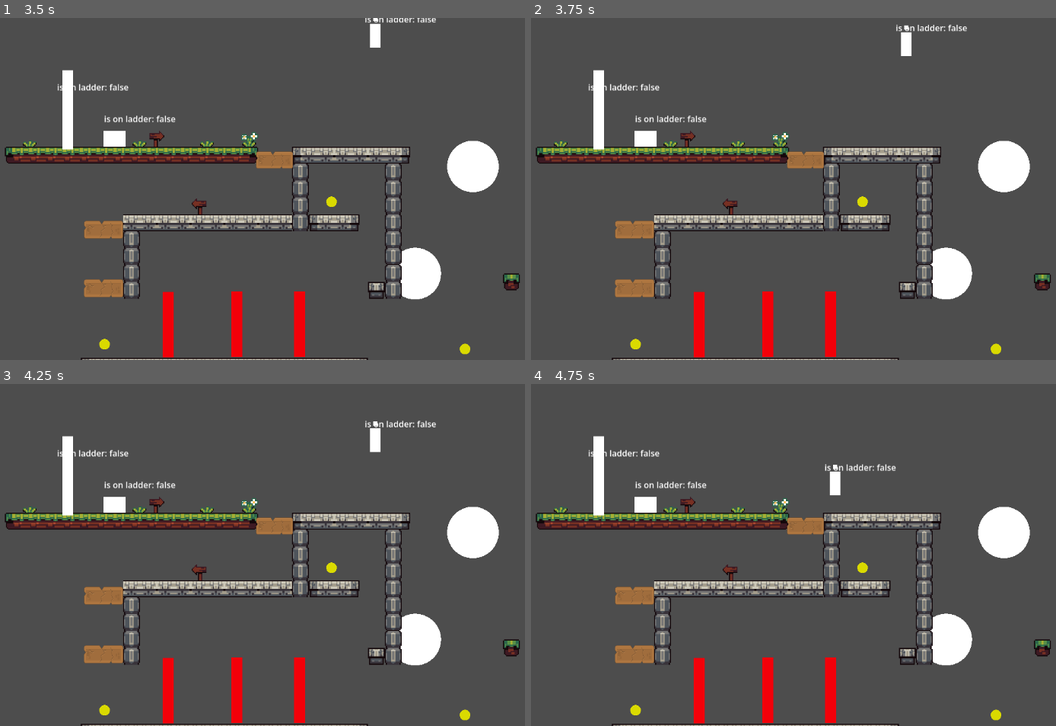
Above: before the commit, frames 1-4 (two rows, left to right).
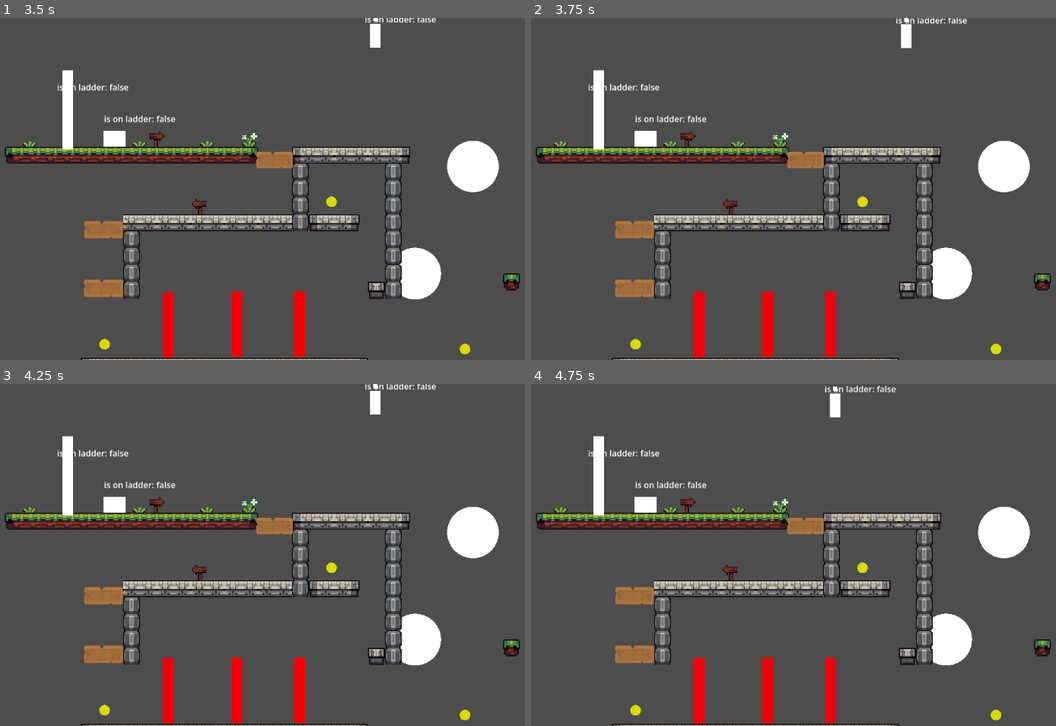
Above: after the commit, the same moments.

Repository: sighyuel/The-Cursed-Little-Pigs
Game: Godot game, scene res://test-stuff/levels/test-level.tscn
Two runs of this game, one before a commit and one after it. Both use one fixed random seed, a clock stepped at 60 frames per second and the inputs below.
Inputs:
- Up to frame 1 (3.5 s): tap Enter at 0.5 s; hold C (Right Bumper) 0.53-2.03 s; tap Space (A) at 0.6, 2, 2.3, 2.85 s; tap Up (ui_up) at 0.77, 1.52, 3.02 s; tap Z (B) at 0.8, 1.35, 3.05 s; tap X (Y) at 1.55 s; hold Left (ui_left) 2.03-2.78 s; hold X (Y) 2.03-2.78 s; hold C (Right Bumper) from 2.78 s (still down)
- Up to frame 2 (3.75 s): keep holding C (Right Bumper); hold X (Y) from 3.53 s (still down); tap Z (B) at 3.6 s
- Up to frame 3 (4.25 s): keep holding C (Right Bumper); keep holding X (Y); tap Up (ui_up) at 3.77 s
- Up to frame 4 (4.75 s): release C (Right Bumper) at 4.28 s; release X (Y) at 4.28 s; hold Left (ui_left) from 4.28 s (still down); tap X (Y) at 4.35 s; tap Up (ui_up) at 4.52 s; tap Space (A) at 4.55 s

Frame 1 is identical in both runs. In frame 2, 0.3% of the frame differs, in the area x 69-84%, y 0-12%; in frame 3, 0.6%; in frame 4, 0.6%, in the area x 55-70%, y 0-33%.

Commit message:
Bandaid fix
-Fixes May going up but probably a better solution to this

Diff:
--- a/test-project/scripts/Classes/character_class.gd
+++ b/test-project/scripts/Classes/character_class.gd
@@ -120,5 +120,5 @@
 #may's abilities
 func _may_glide():
 	if Input.is_action_pressed("Y") and not is_on_floor():
-		velocity.y += gravity * glide
+		velocity.y = gravity * glide
 		gravity = 100
--- a/test-project/scripts/Level Objects/collectible_key.gd
+++ b/test-project/scripts/Level Objects/collectible_key.gd
@@ -19,4 +19,4 @@
 	if body is Node2D:
 		GlobalSignals.coin_collect.emit()
 	_coin_complete()
-	queue_free()# Replace with function body.
+	queue_free()
--- a/test-project/test-stuff/levels/test-level.tscn
+++ b/test-project/test-stuff/levels/test-level.tscn
@@ -1983,7 +1983,7 @@
 
 [node name="Foreground" type="TileMapLayer" parent="TileMapLayers" unique_id=1674386277]
 texture_filter = 1
-tile_map_data = PackedByteArray("AADl//L/AAAJAAMAAADm//L/AAA …(4815 unchanged characters)… AAAAAAAQD1/+r/AQAAAAAAAgD1//D/AQAAAAAAAQA=")
+tile_map_data = PackedByteArray("AADl//L/AAAJAAMAAADm//L/AAA …(4815 unchanged characters)… AAAAAAAQD1/+r/AQAAAAAAAgD1//D/AQAAAAAAAQD5//D/AQAAAAAAAQD5/+//AQAAAAAAAQD5/+7/AQAAAAAAAQD5/+3/AQAAAAAAAQD5/+z/AQAAAAAAAQD5/+v/AQAAAAAAAQD5/+r/AQAAAAAAAgA=")
 tile_set = SubResource("TileSet_lvb6n")
 
 [node name="Spikes" parent="TileMapLayers" unique_id=639613534 instance=ExtResource("2_iul4n")]
